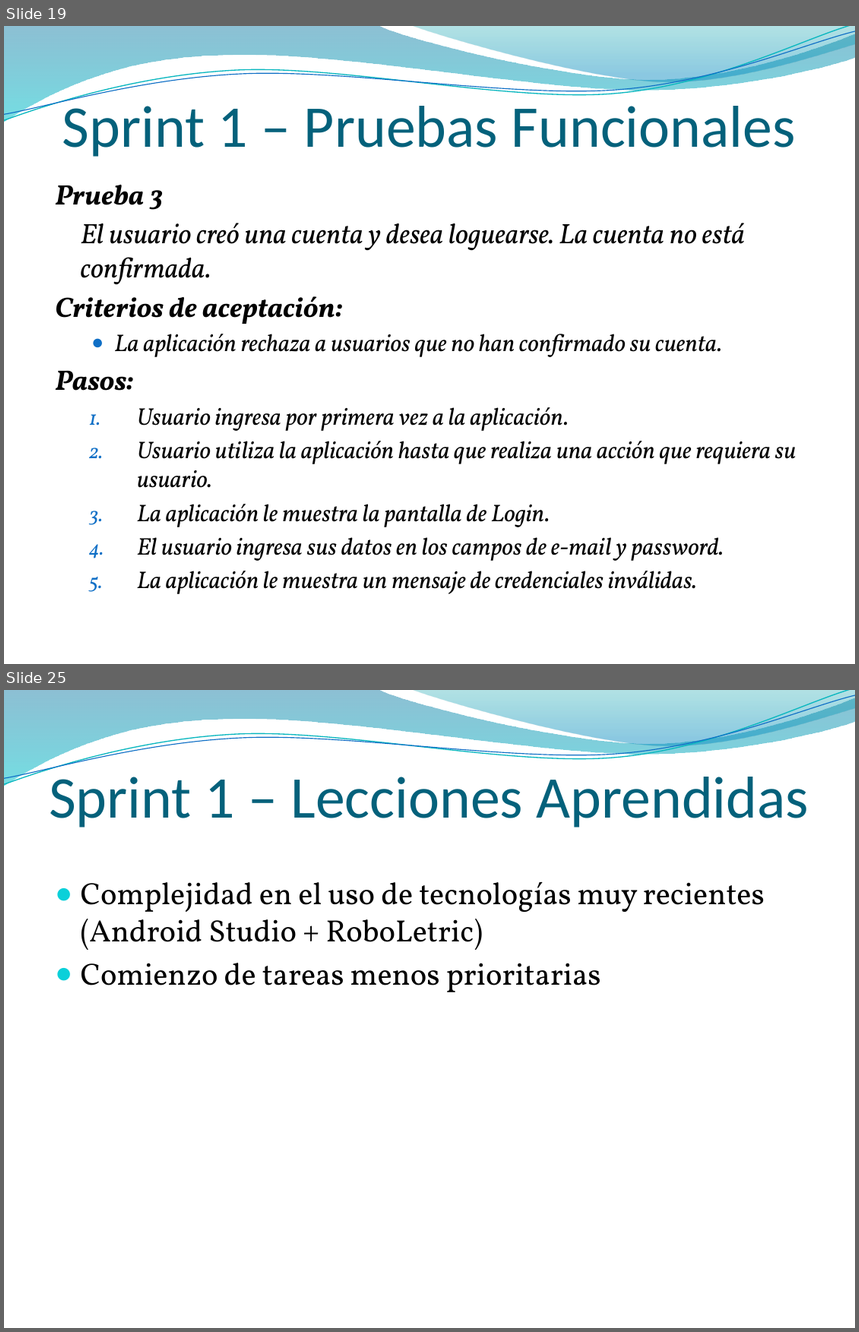
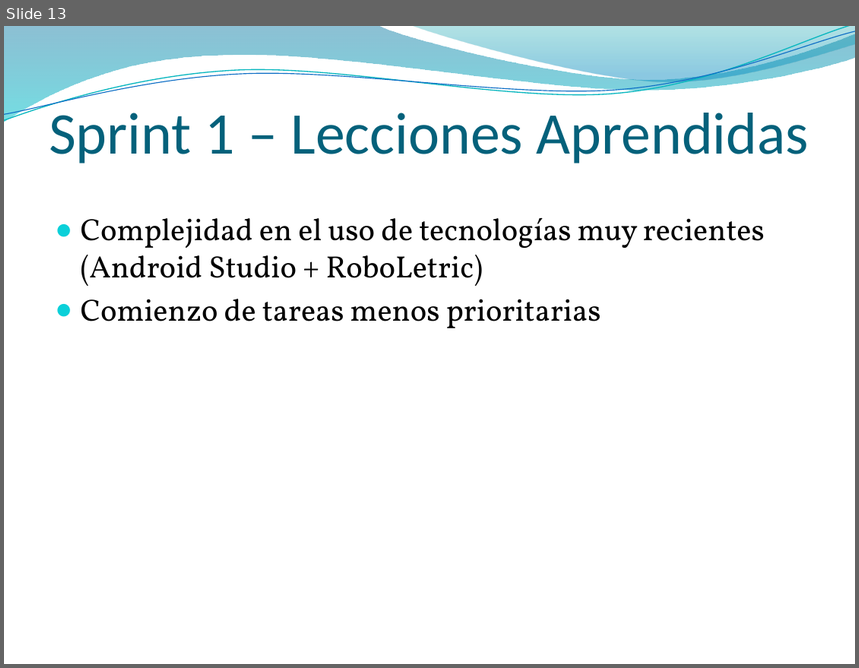
Before and after one commit to dschenkelman/a-malazan-wolvering, a slide deck: docs/Reuniones/Sprint 1 - Formal/Presentacion.pptx. Shown one above the other, each under a label of ours: slides 19 and 25 before the commit, slide 13 after it; the slides between them are not shown. The pictures are 859x1332 and 859x668 pixels, drawn with LibreOffice and Linux fonts; fonts in the diff are those of the drawing; background and template pictures are left out. Boxes give left, top, right and bottom in pixels: in the first picture for what was removed or moved away, otherwise in the second. Text is boxed around its words. In the diff, an @@ line names an element or a change of style, - is before the commit and + after.

```diff
--- a/docs/Reuniones/Sprint 1 - Formal/Presentacion.pptx
+++ b/docs/Reuniones/Sprint 1 - Formal/Presentacion.pptx
@@ slide 19 removed at box(4, 26, 855, 664), background picture (left out); not listed: 4 template elements that a slide beside it also shows @@
@@ title removed at box(63, 97, 796, 157) @@
-Sprint 1 – Pruebas Funcionales
@@ text removed at box(55, 184, 797, 594) @@
-Prueba 3
-El usuario creó una cuenta y desea loguearse. La cuenta no está confirmada.
-Criterios de aceptación:
-  ● La aplicación rechaza a usuarios que no han confirmado su cuenta.
-Pasos:
-  1. Usuario ingresa por primera vez a la aplicación.
-  2. Usuario utiliza la aplicación hasta que realiza una acción que requiera su usuario.
-  3. La aplicación le muestra la pantalla de Login.
-  4. El usuario ingresa sus datos en los campos de e-mail y password.
-  5. La aplicación le muestra un mensaje de credenciales inválidas.
@@ what was slide 25 is now slide 13 @@
```
Also in this commit, not shown: 1 slide changed, 1 slide added, 12 other slides removed.
